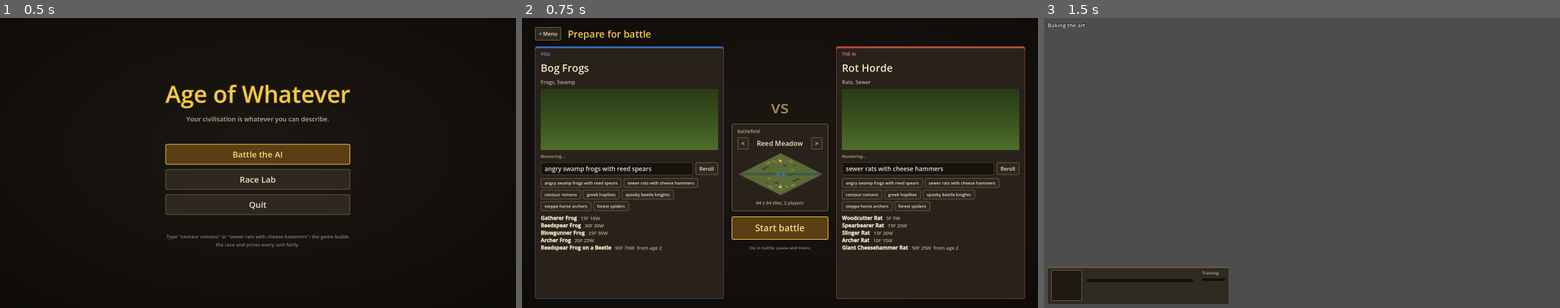
Above: before the commit, frames 1-3 (left to right).
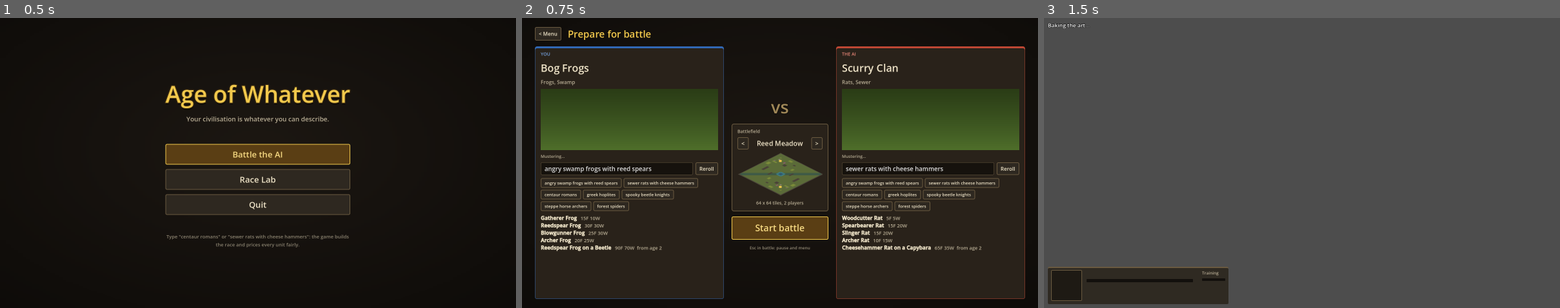
Above: after the commit, the same moments.

Repository: Casaide/age-of-anything
Game: Godot game, scene res://scenes/match_setup.tscn
Two runs of this game, one before a commit and one after it. Both use one fixed random seed, a clock stepped at 60 frames per second and the inputs below.
Inputs:
- Up to frame 1 (0.5 s): no input
- Up to frame 2 (0.75 s): click "Battle the AI" at 0.5 s
- Up to frame 3 (1.5 s): click "Start battle" at 1.25 s

Frame 1 is identical in both runs. In frame 2, 0.4% of the frame differs, in the area x 62-89%, y 15-81%; in frame 3, nothing differs.

Commit message:
Rats ride capybaras (RB1 pick): capybara mount as data and models; creatures can name their own mounts; parse test covers art_pixel
Co-Authored-By: Claude Opus 5.5 <noreply@anthropic.com>

Diff:
--- a/data/creatures.json
+++ b/data/creatures.json
@@ -38,7 +38,11 @@
    "train_time_pct": 80,
    "house_pop": 6,
    "note": "cheap swarm that breeds fast"
-  }
+  },
+  "mounts": [
+   "capybara"
+  ],
+  "_mounts_doc": "the creature's own mounts, ridden before the family's (Dominic picked the capybara as the rats' large unit, RB1)"
  },
  "human": {
   "noun": "Folk",
@@ -136,5 +140,19 @@
    "carry_pct": 160,
    "note": "a horse's back: carries much more each trip (and is faster and tougher), so its workers cost more"
   }
+ },
+ "capybara": {
+  "noun": "Capybara",
+  "plural": "Capybaras",
+  "body": "body.capybara",
+  "head": "head.capybara",
+  "playable": false,
+  "mount": true,
+  "skins": [
+   "capybara"
+  ],
+  "families": [
+   "sewer"
+  ]
  }
 }
--- a/data/palettes.json
+++ b/data/palettes.json
@@ -75,6 +75,10 @@
   "pony_white": [
    "#f0ece0",
    "#c8c0b0"
+  ],
+  "capybara": [
+   "#9a6a40",
+   "#6a4a2c"
   ]
  },
  "materials": {
--- a/data/parts.json
+++ b/data/parts.json
@@ -569,24 +569,25 @@
   }
  },
  {
-  "id": "body.pony",
+  "id": "body.capybara",
   "slot": "body",
-  "noun": "Pony",
-  "points": 9,
+  "noun": "Capybara",
+  "points": 10,
   "tags": [
    "beast",
    "mount",
-   "fast"
-  ],
-  "stats": {
-   "hp": 45,
-   "speed": 16,
+   "rodent",
+   "sewer"
+  ],
+  "stats": {
+   "hp": 55,
+   "speed": 13,
    "armour": {
-    "melee": 0,
-    "pierce": 3
+    "melee": 1,
+    "pierce": 2
    },
    "bonus": {
-    "ranged": 3
+    "ranged": 2
    }
   },
   "shapes": [
@@ -686,6 +687,265 @@
    1.0
   ],
   "legs": {
+   "part": "leg.capybara",
+   "anchors": [
+    [
+     8,
+     -7,
+     0,
+     1,
+     0
+    ],
+    [
+     -8,
+     -7,
+     3.14,
+     1,
+     0
+    ],
+    [
+     7,
+     -7,
+     3.14,
+     -1,
+     0
+    ],
+    [
+     -9,
+     -7,
+     0,
+     -1,
+     0
+    ]
+   ]
+  },
+  "note": "the rats' big cousin (Dominic's pick, RB1): slower than a pony, tougher"
+ },
+ {
+  "id": "head.capybara",
+  "slot": "head",
+  "sockets": {
+   "top": [
+    1,
+    -4
+   ]
+  },
+  "shapes": [
+   {
+    "t": "poly",
+    "p": [
+     [
+      0,
+      -4
+     ],
+     [
+      1,
+      -8
+     ],
+     [
+      2,
+      -4
+     ]
+    ],
+    "ch": "skin2"
+   },
+   {
+    "t": "ellipse",
+    "c": [
+     3,
+     -1
+    ],
+    "r": [
+     6,
+     3.5
+    ],
+    "ch": "skin"
+   },
+   {
+    "t": "circle",
+    "c": [
+     3,
+     -2
+    ],
+    "r": 0.9,
+    "ch": "eye"
+   }
+  ],
+  "tags": [],
+  "stats": {},
+  "points": 0
+ },
+ {
+  "id": "leg.capybara",
+  "slot": "leg",
+  "shapes": [
+   {
+    "t": "poly",
+    "p": [
+     [
+      -1.5,
+      0
+     ],
+     [
+      1.5,
+      0
+     ],
+     [
+      1.5,
+      11
+     ],
+     [
+      -1.5,
+      11
+     ]
+    ],
+    "ch": "skin"
+   },
+   {
+    "t": "poly",
+    "p": [
+     [
+      -2,
+      11
+     ],
+     [
+      2,
+      11
+     ],
+     [
+      2,
+      13
+     ],
+     [
+      -2,
+      13
+     ]
+    ],
+    "ch": "eye"
+   }
+  ],
+  "tags": [],
+  "stats": {},
+  "points": 0
+ },
+ {
+  "id": "body.pony",
+  "slot": "body",
+  "noun": "Pony",
+  "points": 9,
+  "tags": [
+   "beast",
+   "mount",
+   "fast"
+  ],
+  "stats": {
+   "hp": 45,
+   "speed": 16,
+   "armour": {
+    "melee": 0,
+    "pierce": 3
+   },
+   "bonus": {
+    "ranged": 3
+   }
+  },
+  "shapes": [
+   {
+    "t": "line",
+    "p": [
+     [
+      -13,
+      -20
+     ],
+     [
+      -18,
+      -12
+     ]
+    ],
+    "w": 3,
+    "ch": "skin2"
+   },
+   {
+    "t": "ellipse",
+    "c": [
+     0,
+     -19
+    ],
+    "r": [
+     14,
+     7
+    ],
+    "ch": "skin"
+   },
+   {
+    "t": "poly",
+    "p": [
+     [
+      7,
+      -22
+     ],
+     [
+      13,
+      -33
+     ],
+     [
+      18,
+      -30
+     ],
+     [
+      13,
+      -18
+     ]
+    ],
+    "ch": "skin"
+   },
+   {
+    "t": "line",
+    "p": [
+     [
+      8,
+      -24
+     ],
+     [
+      13,
+      -34
+     ]
+    ],
+    "w": 2,
+    "ch": "skin2"
+   }
+  ],
+  "sockets": {
+   "head": [
+    16,
+    -32
+   ],
+   "hand_r": [
+    10,
+    -18
+   ],
+   "hand_l": [
+    8,
+    -18
+   ],
+   "torso": [
+    0,
+    -19
+   ],
+   "back": [
+    -8,
+    -22
+   ],
+   "seat": [
+    -1,
+    -25
+   ]
+  },
+  "torso_scale": [
+   1.8,
+   1.0
+  ],
+  "legs": {
    "part": "leg.hoof",
    "anchors": [
     [
--- a/scenes/art_pixel/unit_models.gd
+++ b/scenes/art_pixel/unit_models.gd
@@ -898,6 +898,47 @@
 	return {"node": n}
 
 
+# ------------------------------------------------------------------ capybara (the rats' mount, RB1)
+# The rats' "big cousin" (Dominic's pick): a barrel of a body on short legs, a blunt square
+# head with tiny ears, a tea towel for a saddle with the team's stripe across it.
+
+func _body_capybara(c: Dictionary) -> Dictionary:
+	var n := Node3D.new()
+	var fur := surf("rat_fur", c.skin, 5.0)
+	n.add_child(blob(Vector3(13.0, 8.0, 8.5), fur, Vector3(0, 13, 0)))
+	n.add_child(blob(Vector3(6.0, 4.0, 6.4), surf("rat_fur", c.skin.lightened(0.12), 4.0), Vector3(3, 9.5, 0)))   # a paler belly
+	n.add_child(blob(Vector3(4.6, 5.0, 4.8), fur, Vector3(-11.0, 13.5, 0)))   # the round rump
+	n.add_child(_box(Vector3(9.0, 0.9, 13.0), plain(Color("#e8e0d0")), Vector3(-1, 20.9, 0)))   # the tea-towel saddle
+	n.add_child(_box(Vector3(9.2, 1.0, 2.4), plain(c.team), Vector3(-1, 21.0, 0)))              # its team stripe
+	for side in [1, -1]:
+		n.add_child(_box(Vector3(9.0, 4.0, 0.5), plain(Color("#e8e0d0")), Vector3(-1, 18.6, 6.6 * side), Vector3(10 * side, 0, 0)))   # hanging down the flanks
+	return {"node": n, "sockets": {
+		"head": Vector3(12.5, 17.5, 0), "hand_r": Vector3(4, 16, 7.6), "hand_l": Vector3(3, 16, -7.6),
+		"torso": Vector3(0, 14, 0), "back": Vector3(-8, 20, 0), "seat": Vector3(-1, 22.5, 0), "wings": Vector3(6, 20, 0)},
+		"anchors": [[Vector3(8.0, 7.5, 5.0), 0.0, 1, 0], [Vector3(-8.0, 7.5, 5.2), PI, 1, 0],
+			[Vector3(7.0, 7.5, -5.0), PI, -1, 0], [Vector3(-9.0, 7.5, -5.2), 0.0, -1, 0]],
+		"torso_scale": Vector2(1.4, 0.9), "carry": "harness"}
+
+
+func _head_capybara(c: Dictionary) -> Dictionary:
+	var n := Node3D.new()
+	var fur := surf("rat_fur", c.skin, 5.0)
+	n.add_child(_box(Vector3(8.5, 6.0, 6.0), fur, Vector3(3.5, 0, 0), Vector3(0, 0, -14)))   # the blunt square head
+	n.add_child(_box(Vector3(2.0, 3.6, 5.0), surf("rat_fur", c.skin.darkened(0.4), 4.0), Vector3(7.6, -1.4, 0), Vector3(0, 0, -14)))   # its flat nose
+	for side in [1, -1]:
+		n.add_child(blob(Vector3(0.9, 1.0, 0.7), fur, Vector3(-0.4, 3.4, 2.5 * side)))   # tiny ears
+		n.add_child(blob(Vector3(0.5, 0.5, 0.45), plain(INK), Vector3(3.4, 1.8, 3.0 * side)))
+	return {"node": n, "sockets": {"top": Vector3(1, 3.2, 0)}}
+
+
+func _leg_capybara(c: Dictionary) -> Dictionary:
+	var n := Node3D.new()
+	var fur := surf("rat_fur", c.skin, 5.0)
+	n.add_child(rod(Vector3.ZERO, Vector3(0.4, -6.4, 0), 2.4, 1.9, fur))
+	n.add_child(blob(Vector3(2.4, 0.9, 1.8), surf("rat_fur", c.skin.darkened(0.45), 3.0), Vector3(1.0, -7.0, 0)))   # a broad dark foot
+	return {"node": n}
+
+
 # ------------------------------------------------------------------ beetle (a mount)
 
 func _body_beetle(c: Dictionary) -> Dictionary:
--- a/src/race_generator.gd
+++ b/src/race_generator.gd
@@ -344,6 +344,9 @@
 			return m
 	if _winged(ctx.tags):
 		return ""   # a winged race flies; it rides only when asked to (Dominic, D-059)
+	var own: Array = lib.creatures[ctx.creature].get("mounts", [])   # the creature's own (rats ride capybaras)
+	if not own.is_empty() and (always or ctx.rng.chance(85)):
+		return ctx.rng.pick(own)
 	var family_mounts: Array = lib.families[ctx.family].mounts.filter(func(m): return m != ctx.creature)
 	if family_mounts.is_empty() or not (always or ctx.rng.chance(65)):
 		return ""
--- a/tests/run_tests.gd
+++ b/tests/run_tests.gd
@@ -45,7 +45,7 @@
 ## Every game and view script loads (a parse error in a scene script otherwise only shows when
 ## the game is run).
 func _test_scripts_parse() -> void:
-	for dir in ["res://scenes/", "res://src/view/", "res://src/view/art/", "res://src/ai/", "res://src/sim/"]:
+	for dir in ["res://scenes/", "res://scenes/art_pixel/", "res://src/view/", "res://src/view/art/bake/", "res://src/view/art/", "res://src/ai/", "res://src/sim/"]:
 		for f in DirAccess.get_files_at(dir):
 			if f.ends_with(".gd"):
 				var script: Script = load(dir + f)
Not shown, changed: docs/milestones/m11-cleanup.md
